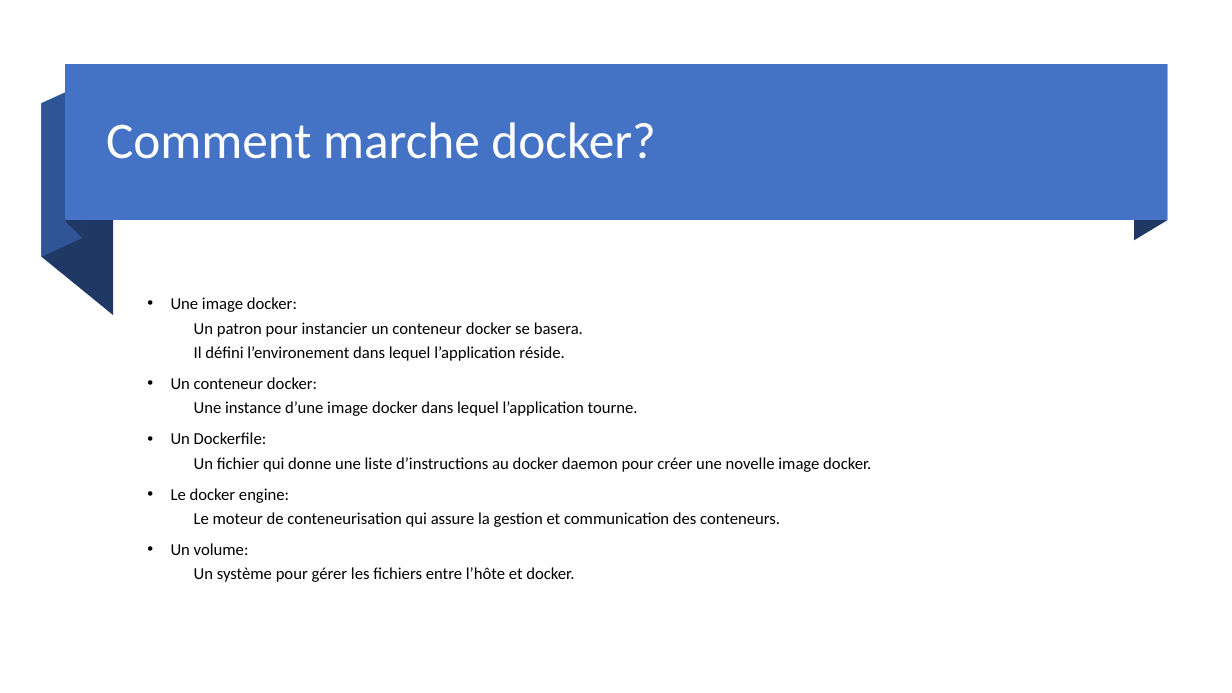
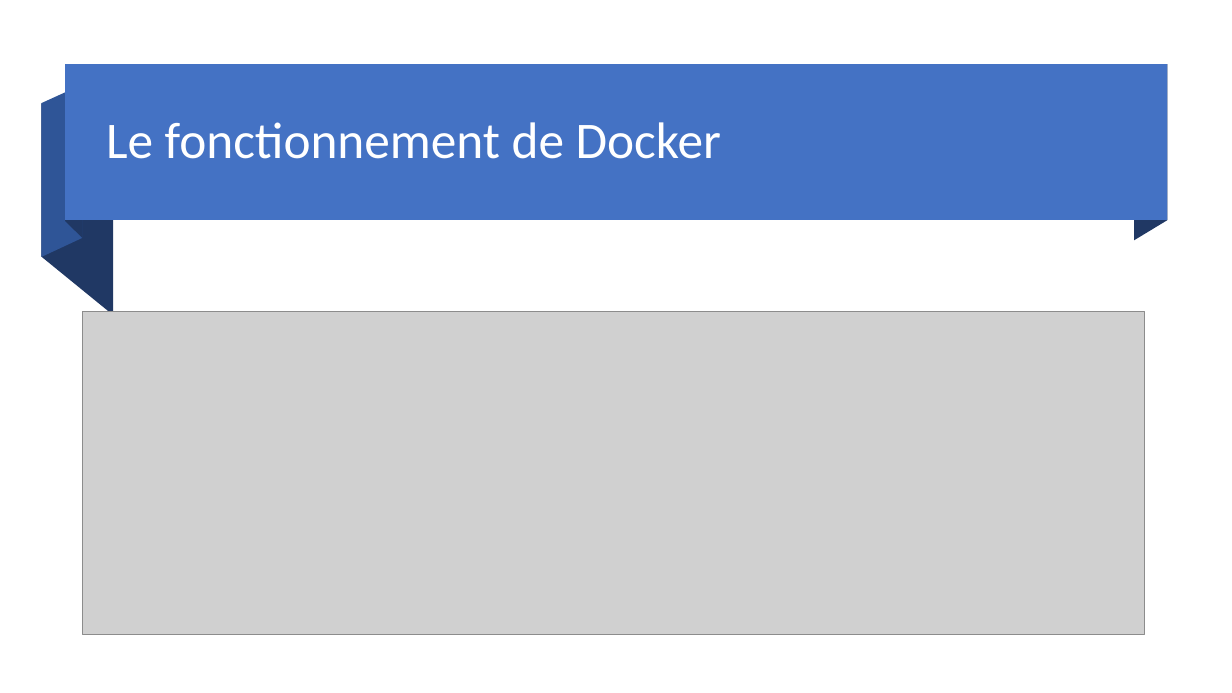
Before and after one commit to lukihd/Labo-Cloud-2020-2021, a slide deck: slide 9 of cours/docker/DOCKER.pptx. Drawn at 1232x693 pixels with LibreOffice and Linux fonts; fonts in the diff are those of the drawing; grey boxes stand for pictures. Boxes give left, top, right and bottom in pixels: in the first picture for what was removed or moved away, otherwise in the second. Text is boxed around its words. In the diff, an @@ line names an element or a change of style, - is before the commit and + after.

Commit message:
Add files via upload
update

```diff
--- a/cours/docker/DOCKER.pptx
+++ b/cours/docker/DOCKER.pptx
@@ title at bbox=[106, 122, 721, 159]: text changed @@
-Comment marche docker?
+Le fonctionnement de Docker
@@ text removed at bbox=[171, 297, 871, 582] @@
-• Une image docker:
-  Un patron pour instancier un conteneur docker se basera.
-  Il défini l’environement dans lequel l’application réside.
-• Un conteneur docker:
-  Une instance d’une image docker dans lequel l’application tourne.
-• Un Dockerfile:
-  Un fichier qui donne une liste d’instructions au docker daemon pour créer une novelle image docker.
-• Le docker engine:
-  Le moteur de conteneurisation qui assure la gestion et communication des conteneurs.
-• Un volume:
-  Un système pour gérer les fichiers entre l’hôte et docker.
@@ picture added at bbox=[82, 311, 1145, 634] @@
```
